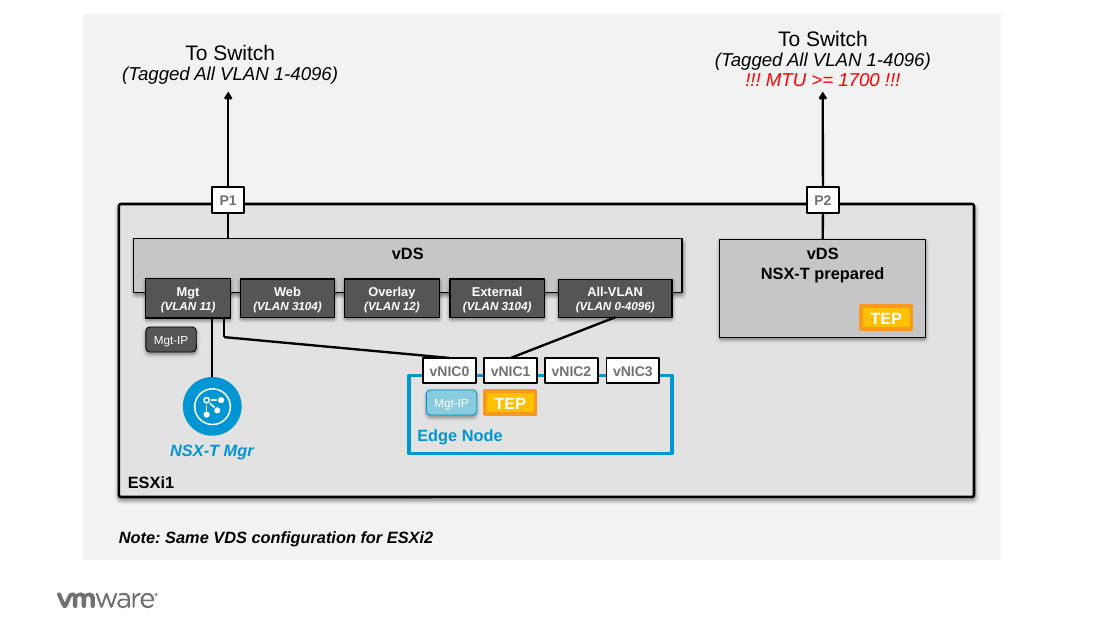
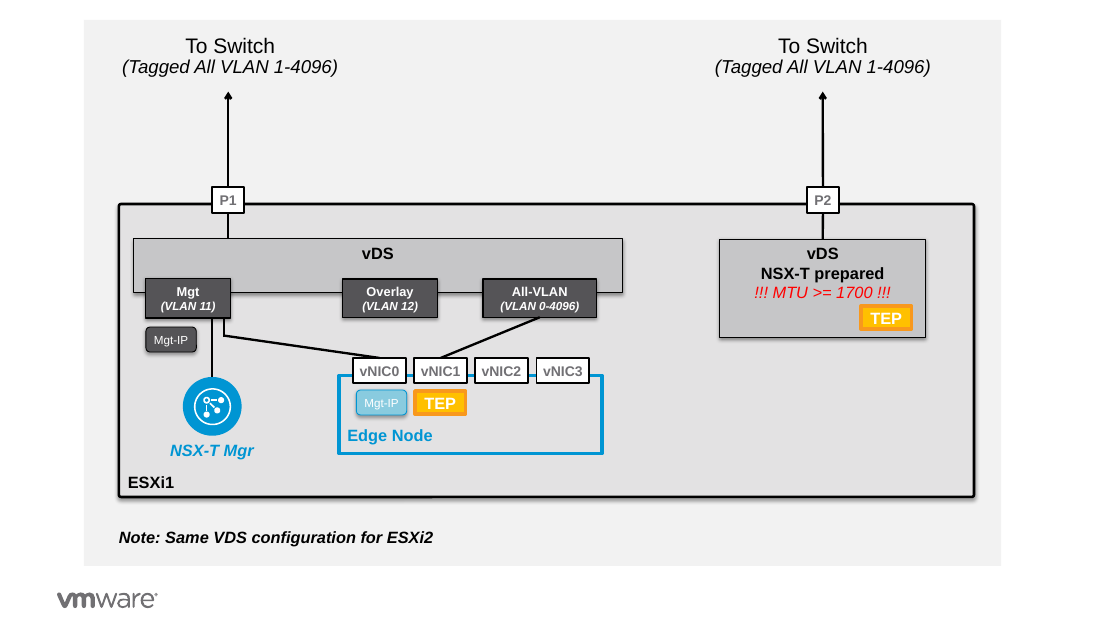
Before and after one commit to vmware-nsx/eval-docs, a slide deck: slide 4 of docs/assets/Graphics/Graphics-v0.1.pptx (slide 3 before the commit). Drawn at 1120x630 pixels with LibreOffice and Linux fonts; fonts in the diff are those of the drawing; background and template pictures are left out. Boxes give left, top, right and bottom in pixels: in the first picture for what was removed or moved away, otherwise in the second. Text is boxed around its words. In the diff, an @@ line names an element or a change of style, - is before the commit and + after.

```diff
--- a/docs/assets/Graphics/Graphics-v0.1.pptx
+++ b/docs/assets/Graphics/Graphics-v0.1.pptx
@@ rectangle: place and size @@
-rectangle at (84, 14, 1002, 560)
+rectangle at (84, 20, 1002, 566)
@@ text "To Switch": place and size @@
-text "To Switch" at (122, 44, 338, 84)
+text "To Switch" at (122, 37, 338, 77)
@@ text "To Switch": place and size @@
-text "To Switch" at (715, 30, 931, 87)
+text "To Switch" at (715, 37, 931, 77)
@@ text at (766, 73, 879, 87): paragraph removed @@
-!!! MTU >= 1700 !!!
@@ rectangle "vDS": place and size @@
-rectangle "vDS" at (134, 239, 682, 292)
+rectangle "vDS" at (134, 239, 622, 292)
@@ rectangle removed at (240, 279, 334, 317) @@
-Web
-(VLAN 3104)
@@ rectangle removed at (450, 279, 544, 317) @@
-External
-(VLAN 3104)
@@ rectangle "All-VLAN": place and size @@
-rectangle "All-VLAN" at (559, 279, 672, 317)
+rectangle "All-VLAN" at (483, 279, 597, 317)
@@ text in rectangle at (773, 286, 872, 298): paragraph added @@
+!!! MTU >= 1700 !!!
@@ line moved from (615, 318) - (511, 358) to (539, 318) - (440, 358) @@
@@ line moved from (224, 337) - (450, 358) to (224, 336) - (380, 358) @@
@@ 6 rectangles, 1 rounded rectangle: place and size @@
-6 rectangles, 1 rounded rectangle at (409, 358, 672, 454)
+6 rectangles, 1 rounded rectangle at (339, 358, 602, 454)
```
Also in this commit, not shown: 2 other slides changed, 3 slides added, 10 other files.
